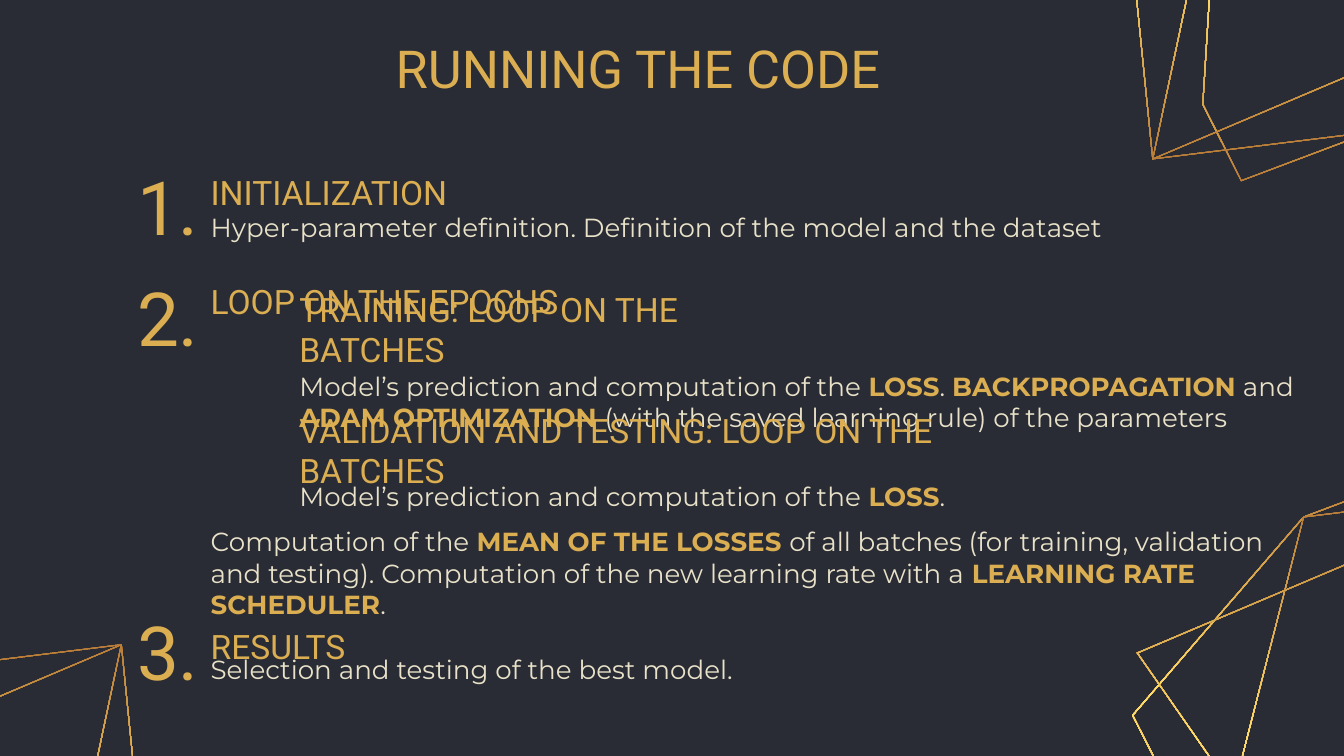
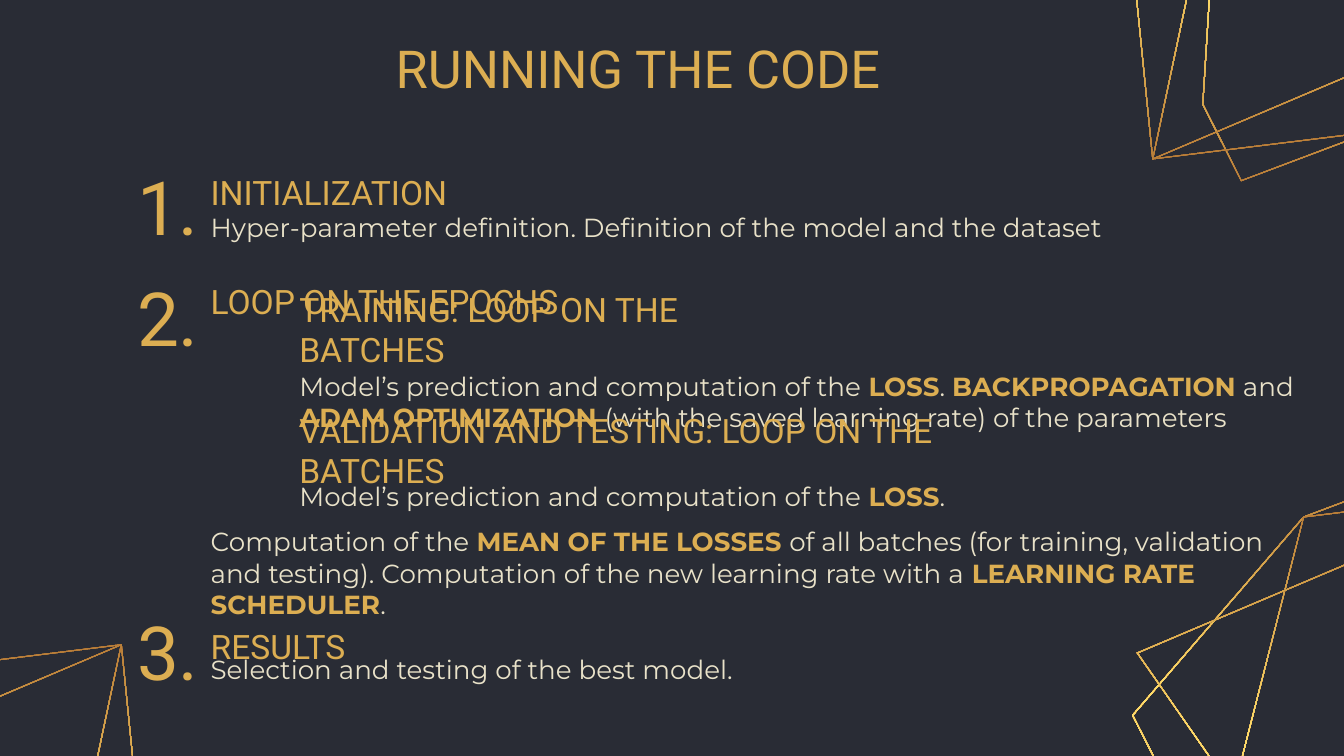
Before and after one commit to gretagrassmann/Machine-Learning-Exam, a slide deck: slide 24 of ML_presentation.pptx. Drawn at 1344x756 pixels with LibreOffice and Linux fonts; fonts in the diff are those of the drawing. Boxes give left, top, right and bottom in pixels: in the first picture for what was removed or moved away, otherwise in the second. Text is boxed around its words. In the diff, an @@ line names an element or a change of style, - is before the commit and + after.

Commit message:
Final version.

```diff
--- a/ML_presentation.pptx
+++ b/ML_presentation.pptx
@@ subtitle at (299,376,1294,434): text changed @@
-Model’s prediction and computation of the LOSS. BACKPROPAGATION and ADAM OPTIMIZATION (with the saved learning rule) of the parameters
+Model’s prediction and computation of the LOSS. BACKPROPAGATION and ADAM OPTIMIZATION (with the saved learning rate) of the parameters
```
Also in this commit, not shown: 2 other slides changed.
